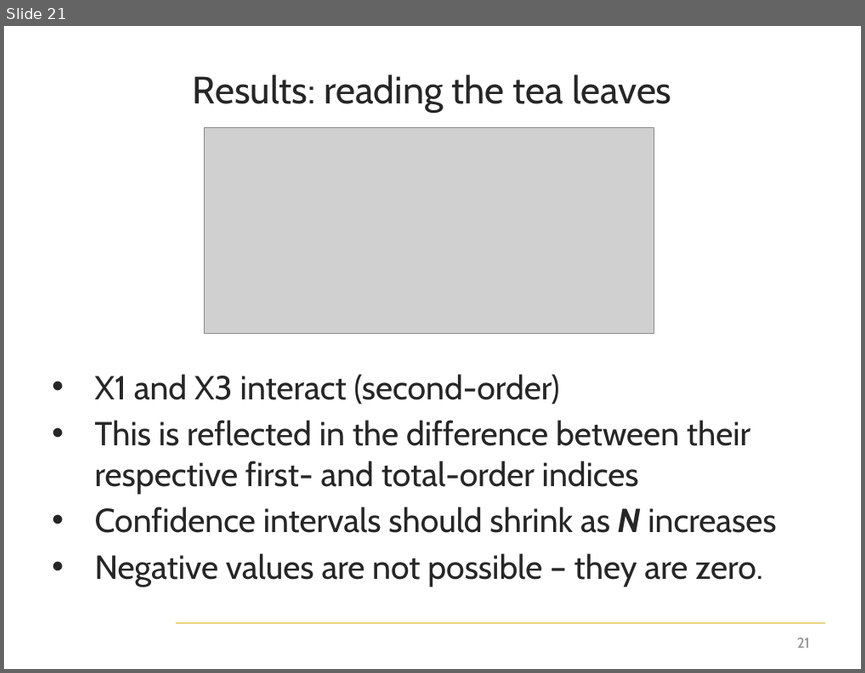
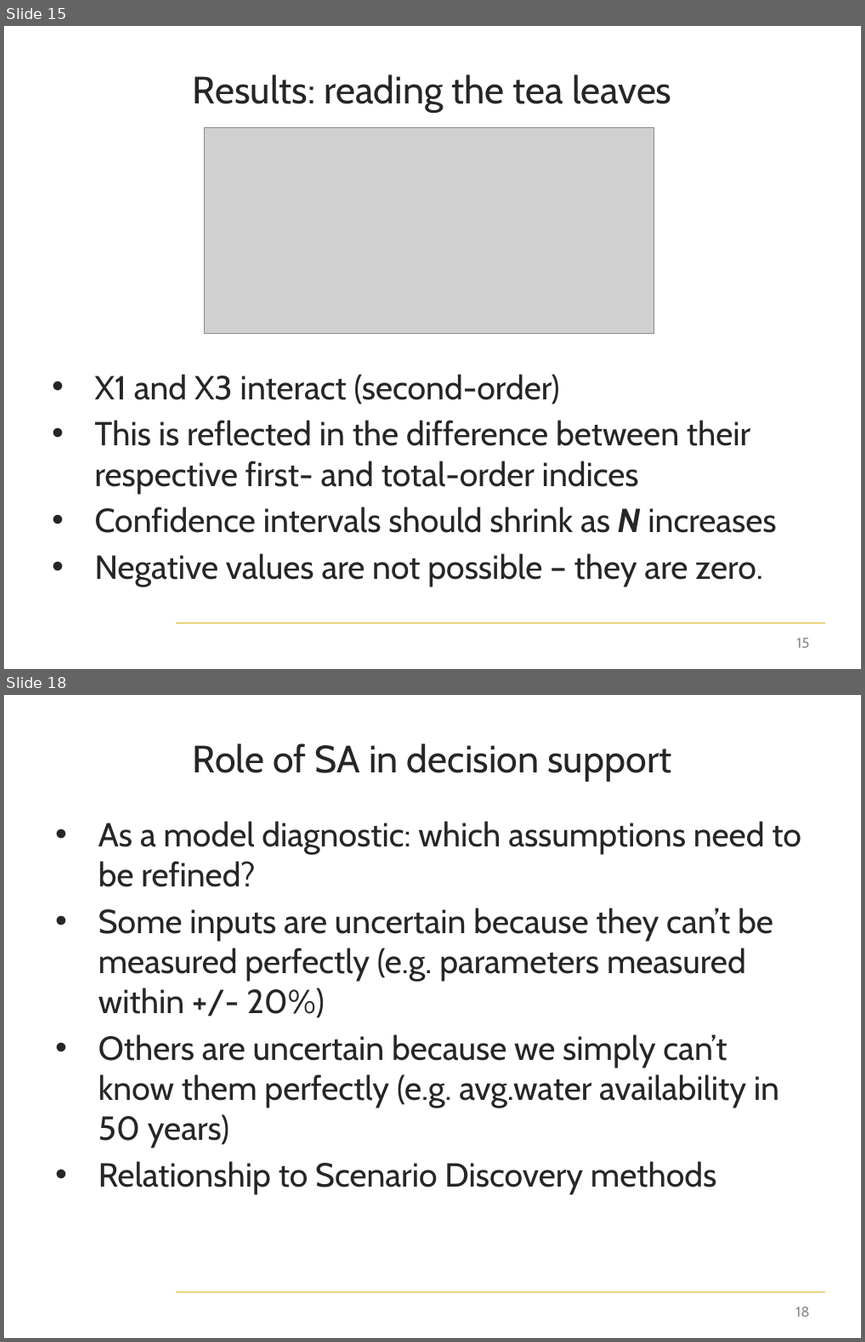
Before and after one commit to jdherman/DMDU-2018-SALib-Tutorial, a slide deck: herman-dmdu-SALib-tutorial.pptx. Shown one above the other, each under a label of ours: slide 21 before the commit, slides 15 and 18 after it; the slides between them are not shown. The pictures are 865x673 and 865x1342 pixels, drawn with LibreOffice and Linux fonts; fonts in the diff are those of the drawing; grey boxes stand for pictures; background and template pictures are left out. Boxes give left, top, right and bottom in pixels: in the first picture for what was removed or moved away, otherwise in the second. Text is boxed around its words. In the diff, an @@ line names an element or a change of style, - is before the commit and + after.

```diff
--- a/herman-dmdu-SALib-tutorial.pptx
+++ b/herman-dmdu-SALib-tutorial.pptx
@@ slide 18 added at bbox=[4, 695, 861, 1338], background #FFFFFF; not listed: 1 template element that a slide beside it also shows @@
@@ title added at bbox=[193, 743, 671, 782], 32 pt, text #262626 @@
+Role of SA in decision support
@@ text added at bbox=[98, 821, 801, 1195], 28 pt, text #262626 @@
+• As a model diagnostic: which assumptions need to be refined?
+• Some inputs are uncertain because they can’t be measured perfectly (e.g. parameters measured within +/- 20%)
+• Others are uncertain because we simply can’t know them perfectly (e.g. avg.water availability in 50 years)
+• Relationship to Scenario Discovery methods
@@ page number added at bbox=[795, 1306, 809, 1316], 12 pt, text #8C8C8C @@
+18
@@ what was slide 21 is now slide 15 @@
@@ page number at bbox=[796, 637, 809, 647]: text changed @@
-21
+15
```
Also in this commit, not shown: 4 slides changed, 5 other slides added, 13 slides removed, 4 other files.
